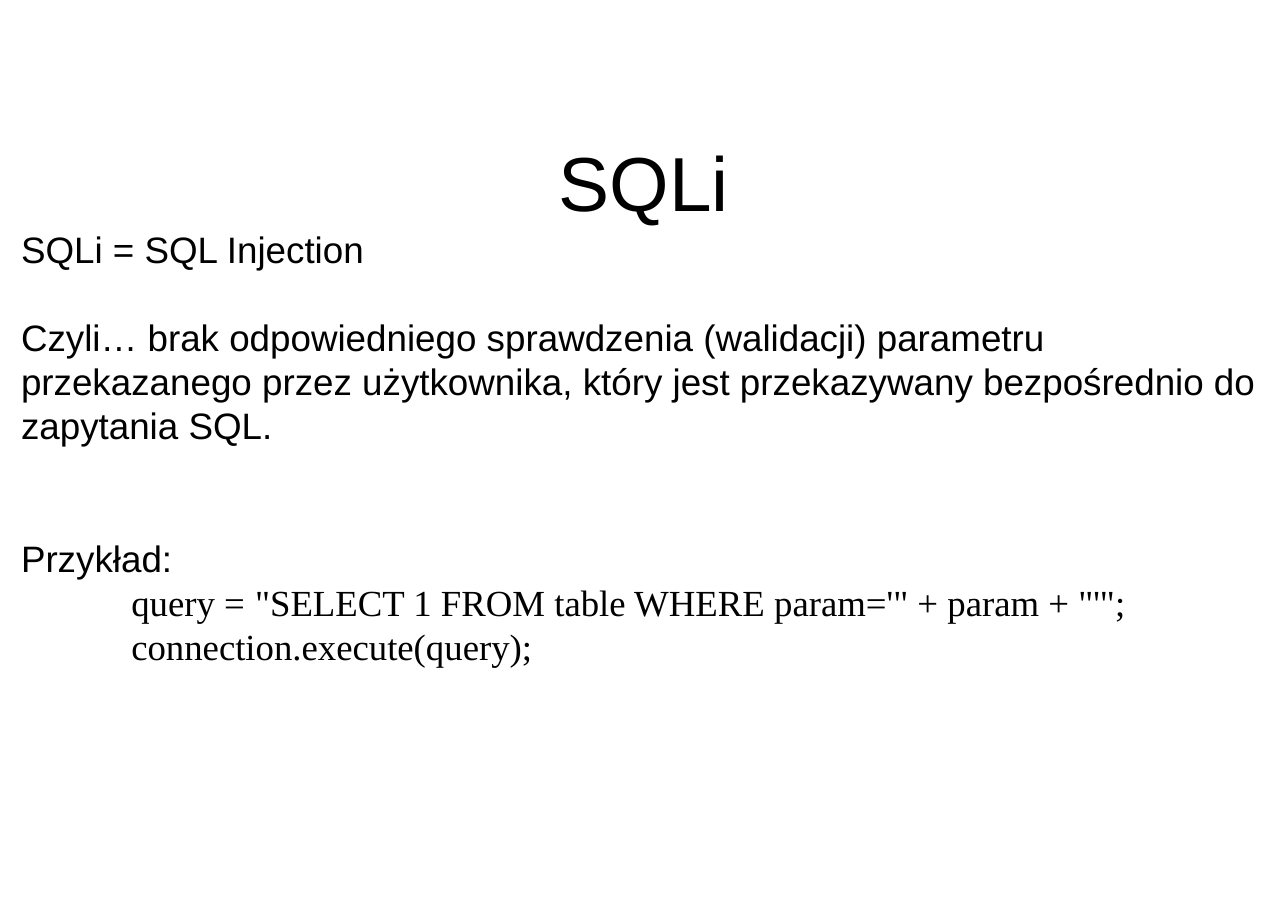
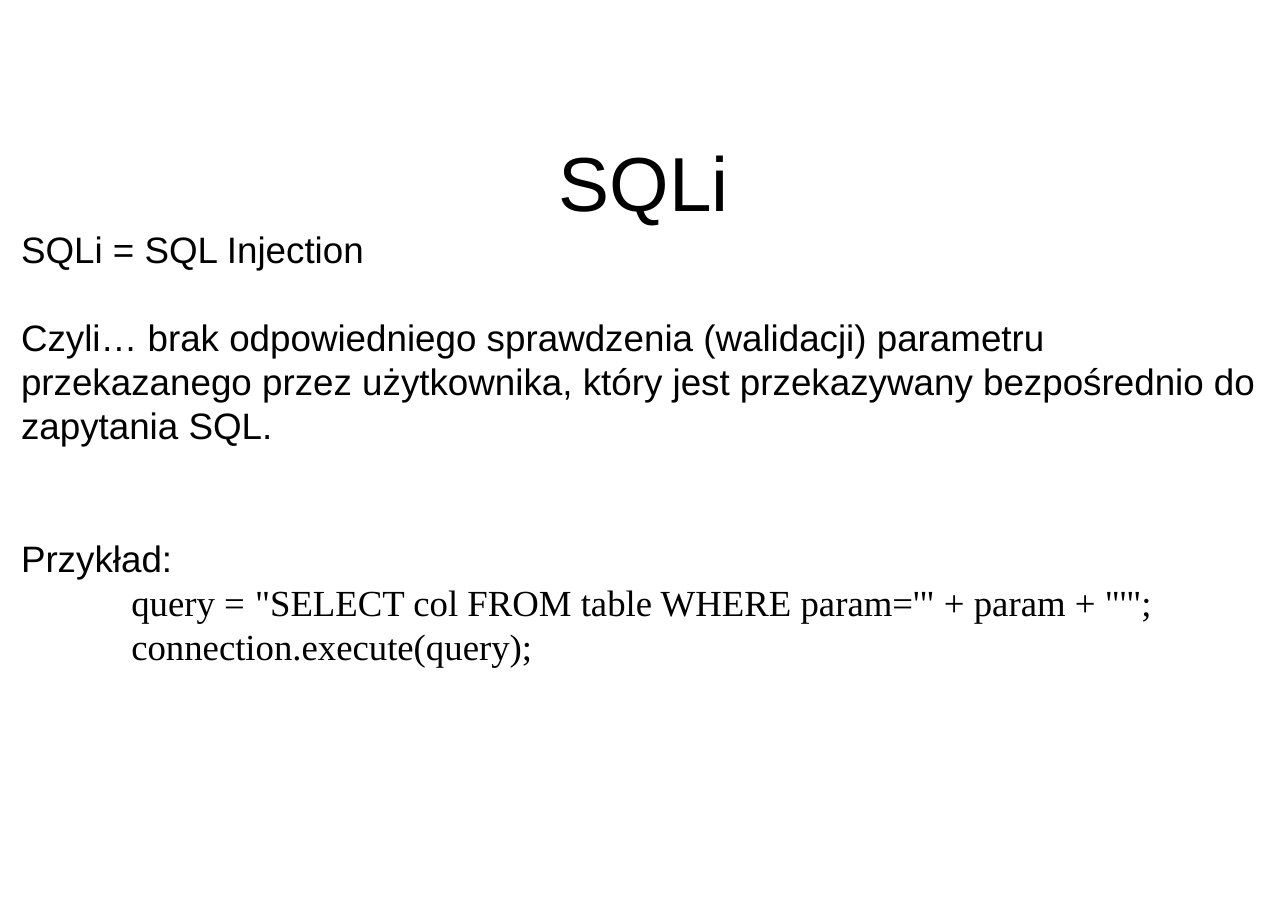
Before and after one commit to disconnect3d/websec_presentation, a slide deck: slide 2 of websec.ppt. Drawn at 1288x911 pixels with LibreOffice and Linux fonts; fonts in the diff are those of the drawing; background and template pictures are left out. Boxes give left, top, right and bottom in pixels: in the first picture for what was removed or moved away, otherwise in the second. Text is boxed around its words. In the diff, an @@ line names an element or a change of style, - is before the commit and + after.

```diff
--- a/websec.ppt
+++ b/websec.ppt
@@ text at (x1=131, y1=590, x2=1066, y2=623): text changed @@
-query = "SELECT 1 FROM table WHERE param='" + param + "'";
+query = "SELECT col FROM table WHERE param='" + param + "'";
```
Also in this commit, not shown: 5 other slides changed, 2 slides removed, 9 other files.
